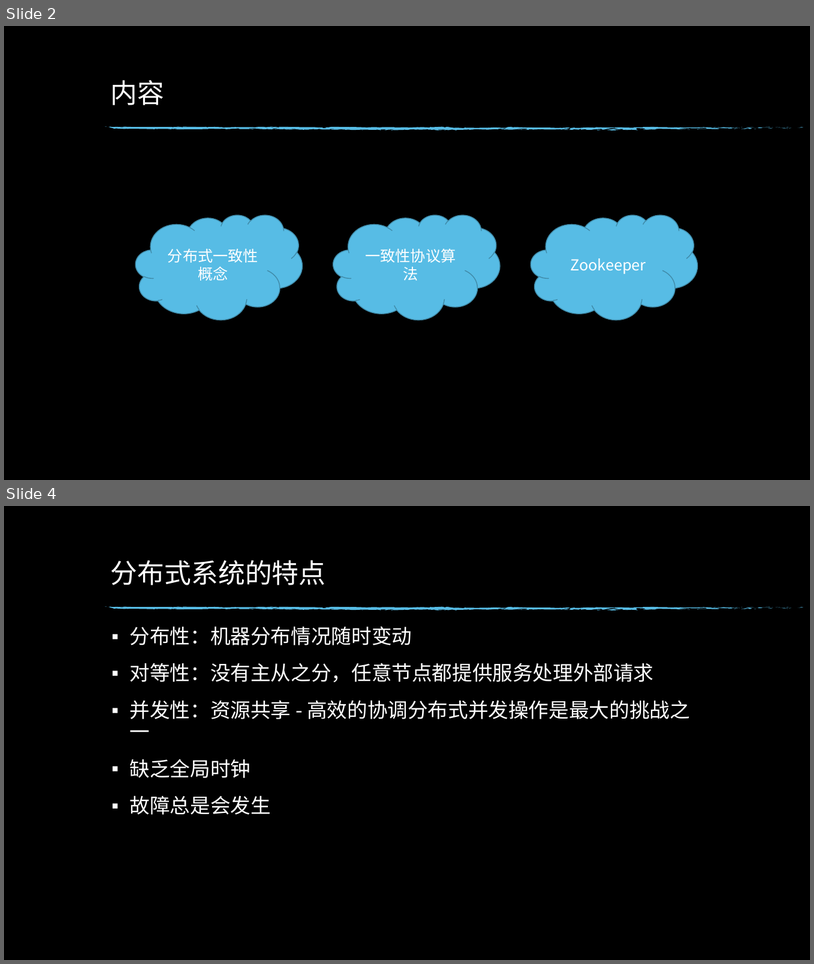
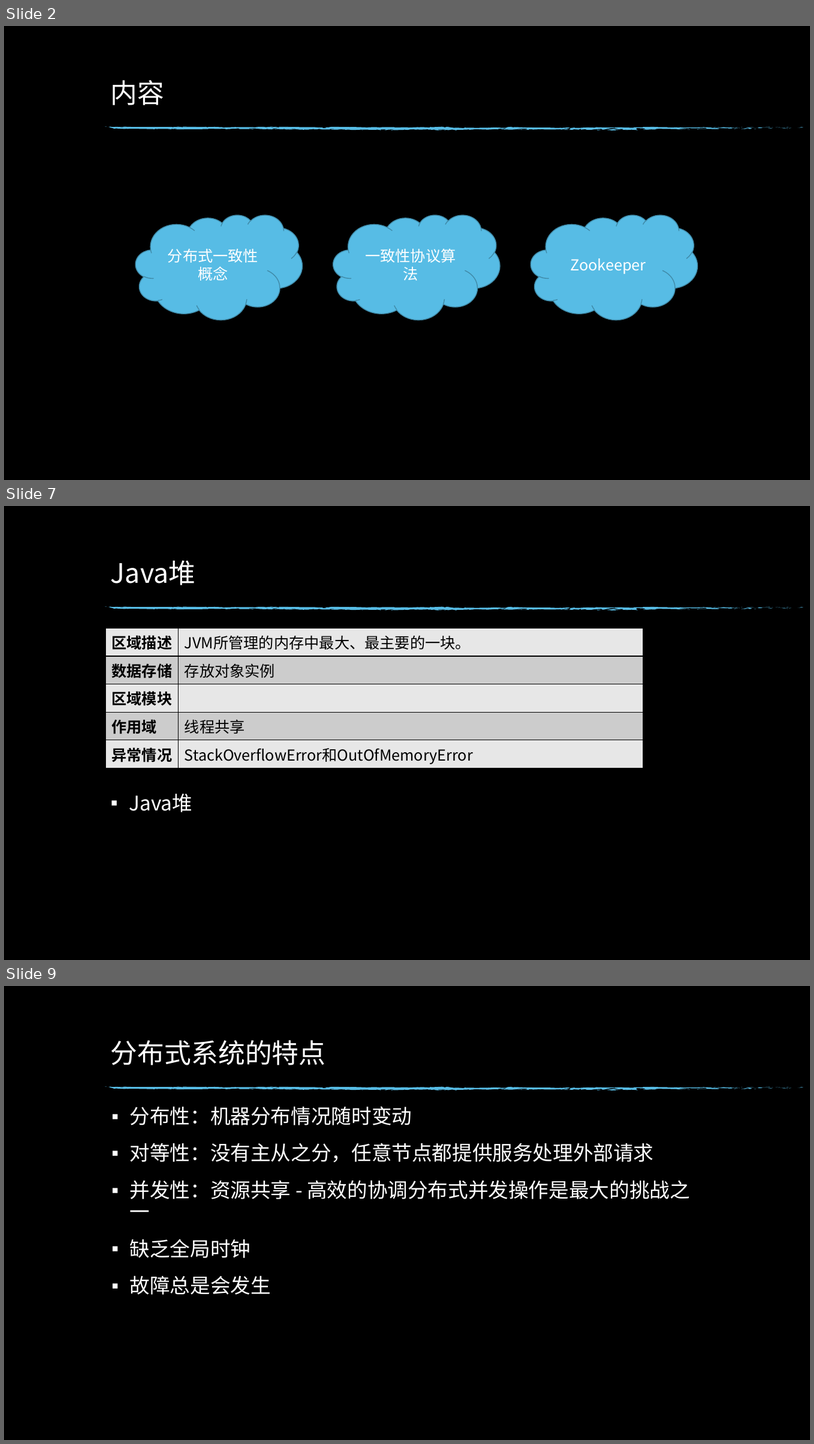
Before and after one commit to edwin1215/edwin, a slide deck: study/深入理解jvm原理.pptx. Shown one above the other, each under a label of ours: slides 2 and 4 before the commit, slides 2, 7 and 9 after it; the slides between them are not shown. The pictures are 814x964 and 814x1444 pixels, drawn with LibreOffice and Linux fonts; fonts in the diff are those of the drawing; background and template pictures are left out. Boxes give left, top, right and bottom in pixels: in the first picture for what was removed or moved away, otherwise in the second. Text is boxed around its words. In the diff, an @@ line names an element or a change of style, - is before the commit and + after.

```diff
--- a/study/深入理解jvm原理.pptx
+++ b/study/深入理解jvm原理.pptx
@@ slide 7 added at (x1=4, y1=506, x2=810, y2=960), background picture (left out); not listed: 74 template elements that a slide beside it also shows @@
@@ title added at (x1=111, y1=560, x2=196, y2=585), 32 pt, text #FFFFFF @@
+Java堆
@@ table added at (x1=105, y1=628, x2=643, y2=766), 5 rows, 2 columns @@
+区域描述 | JVM所管理的内存中最大、最主要的一块。
+数据存储 | 存放对象实例
+区域模块 | 
+作用域 | 线程共享
+异常情况 | StackOverflowError和OutOfMemoryError
@@ text added at (x1=129, y1=793, x2=192, y2=812), 24 pt, text #FFFFFF @@
+▪ Java堆
@@ what was slide 4 is now slide 9 @@
```
Also in this commit, not shown: 5 other slides added, 1 slide removed.
